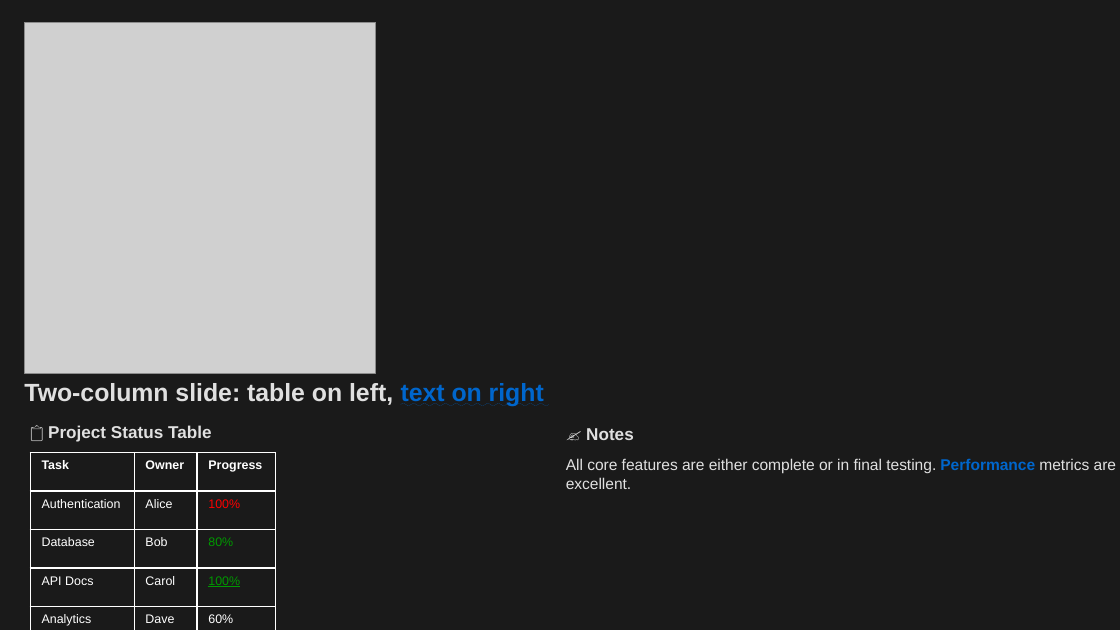
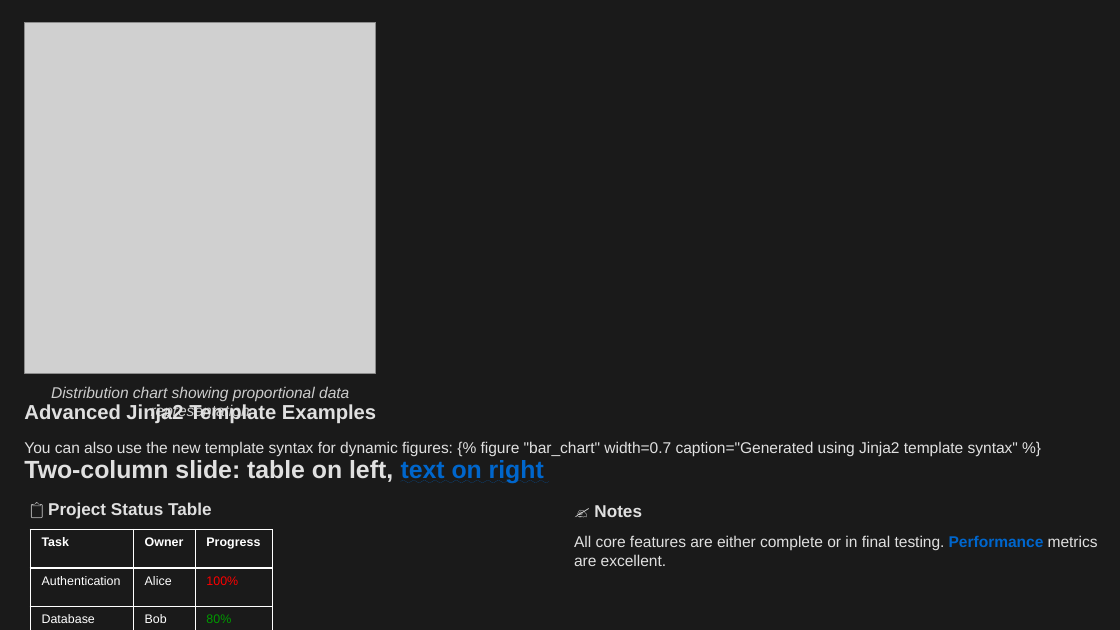
Before and after one commit to louisazhou/slidegenerator, a slide deck: slide 20 of output/comprehensive_demo_dark.pptx. Drawn at 1120x630 pixels with LibreOffice and Linux fonts; fonts in the diff are those of the drawing; grey boxes stand for pictures. Boxes give left, top, right and bottom in pixels: in the first picture for what was removed or moved away, otherwise in the second. Text is boxed around its words. In the diff, an @@ line names an element or a change of style, - is before the commit and + after.

```diff
--- a/output/comprehensive_demo_dark.pptx
+++ b/output/comprehensive_demo_dark.pptx
@@ text added at [51, 386, 349, 420], 10 pt, text #CCCCCC, italic @@
+Distribution chart showing proportional data representation
@@ text added at [24, 404, 376, 423], 13 pt, text #E0E0E0, bold @@
+Advanced Jinja2 Template Examples
@@ text added at [24, 441, 1018, 456], 10 pt, text #E0E0E0 @@
+You can also use the new template syntax for dynamic figures: {% figure "bar_chart" width=0.7 caption="Generated using Jinja2 template syntax" %}
@@ text "Two-column slide: table on left, ...": place and size @@
-text "Two-column slide: table on left, ..." at [24, 383, 544, 407]
+text "Two-column slide: table on left, ..." at [24, 460, 544, 484]
@@ text "📋 Project Status Table": place and size @@
-text "📋 Project Status Table" at [48, 425, 211, 442]
+text "📋 Project Status Table" at [48, 502, 211, 519]
@@ text "✍️ Notes": place and size @@
-text "✍️ Notes" at [586, 428, 634, 440]
+text "✍️ Notes" at [594, 505, 642, 517]
@@ table: place and size @@
-table at [30, 452, 276, 630]
+table at [30, 530, 272, 630]
@@ text "All core features are either ..." rewrapped from [566, 458, 1116, 489] to [574, 535, 1098, 566] @@
```
Also in this commit, not shown: 13 other slides changed, 39 other files.
